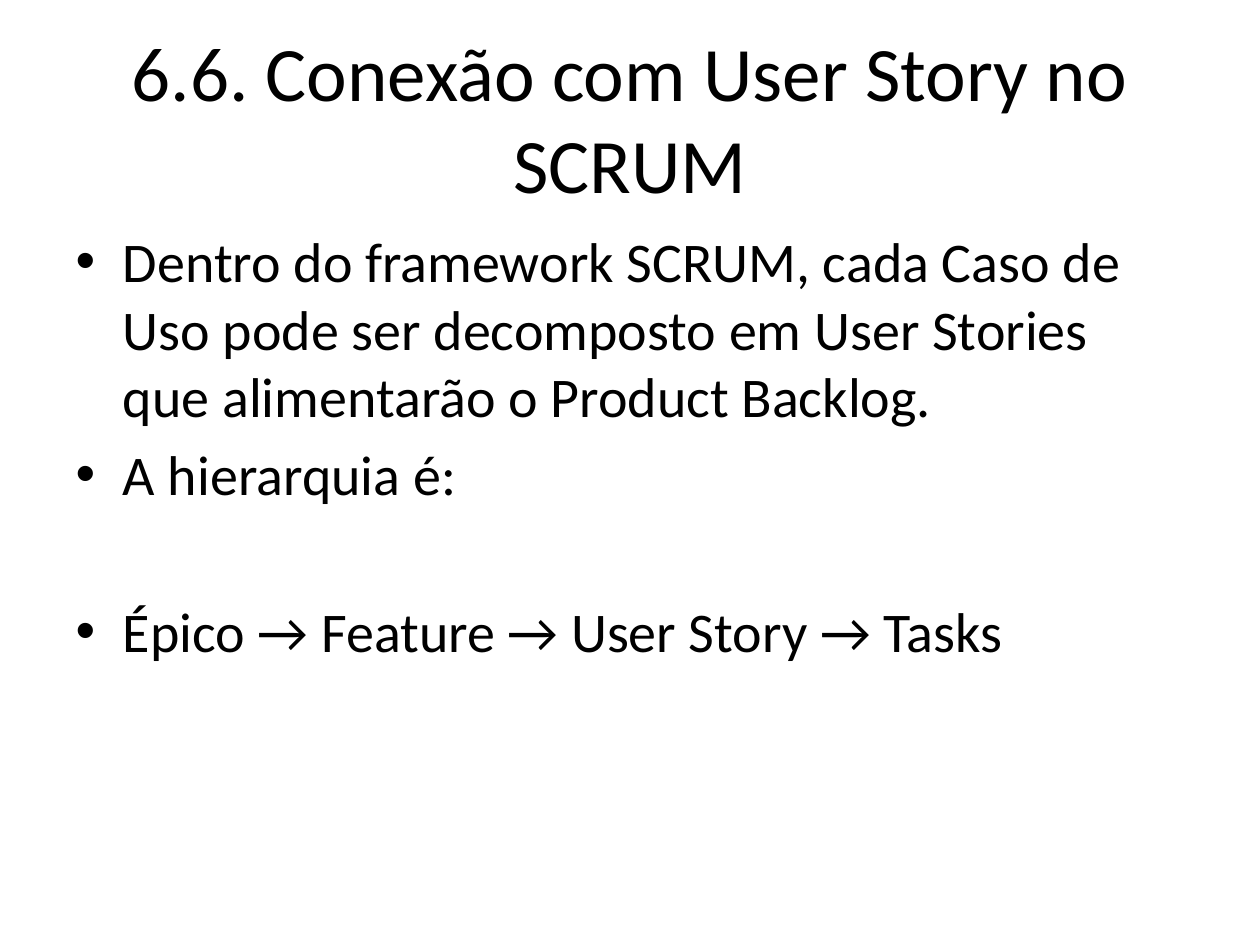
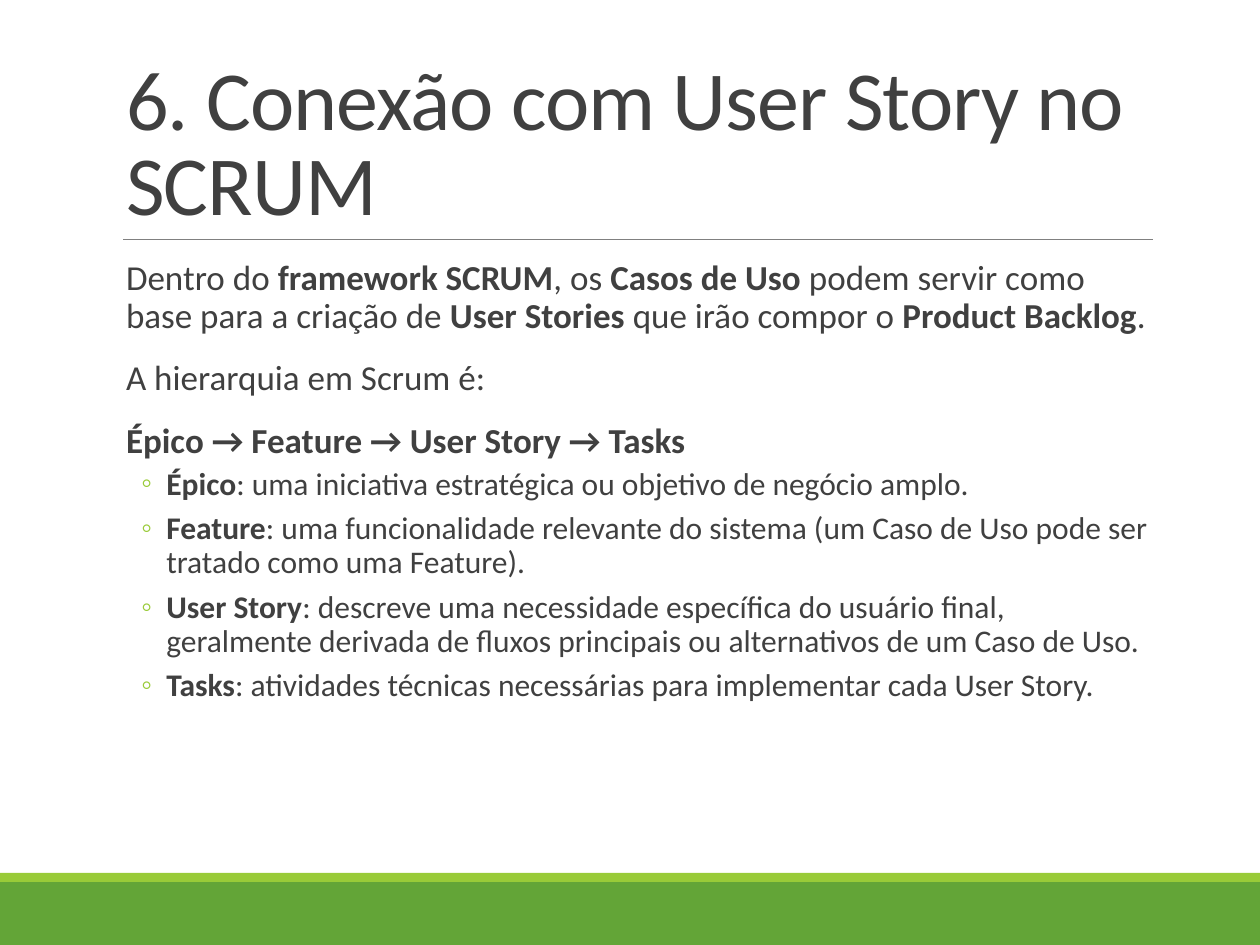
Before and after one commit to profAndreSouza/Material, a slide deck: slide 9 of Engenharia de Software/06 Modelagem de Casos de Uso.pptx (slide 30 before the commit). Drawn at 1260x945 pixels with LibreOffice and Linux fonts; fonts in the diff are those of the drawing. Boxes give left, top, right and bottom in pixels: in the first picture for what was removed or moved away, otherwise in the second. Text is boxed around its words. In the diff, an @@ line names an element or a change of style, - is before the commit and + after.

```diff
--- a/Engenharia de Software/06 Modelagem de Casos de Uso.pptx
+++ b/Engenharia de Software/06 Modelagem de Casos de Uso.pptx
@@ title "6. Conexão com User Story ..." at (126, 73, 1124, 216): vertical alignment middle to bottom @@
@@ title at (126, 73, 1124, 216): text changed; size 44 to 48 pt; text colour #000000 to #404040 @@
-6.6. Conexão com User Story no SCRUM
+6. Conexão com User Story no SCRUM
@@ line added from (123, 239) to (1153, 239), #808080 0.5 pt @@
@@ text "Dentro do framework SCRUM, os ...": place and size @@
-text "Dentro do framework SCRUM, os ..." at (123, 243, 1120, 661)
+text "Dentro do framework SCRUM, os ..." at (126, 265, 1147, 701)
@@ text at (126, 265, 1146, 396): text changed; size 32 to 20 pt; text colour #000000 to #404040 @@
-• Dentro do framework SCRUM, cada Caso de Uso pode ser decomposto em User Stories que alimentarão o Product Backlog.
-• A hierarquia é:
+  Dentro do framework SCRUM, os Casos de Uso podem servir como base para a criação de User Stories que irão compor o Product Backlog.
+  A hierarquia em Scrum é:
@@ text at (126, 424, 685, 459): size 32 to 20 pt, text colour #000000 to #404040, bold on in "Épico → Feature → User Story → ..."; bullet • to  ; line spacing 1 to 0.9; more space between paragraphs @@
@@ text at (166, 468, 1147, 701): paragraphs added @@
+  ◦ Épico: uma iniciativa estratégica ou objetivo de negócio amplo.
+  ◦ Feature: uma funcionalidade relevante do sistema (um Caso de Uso pode ser tratado como uma Feature).
+  ◦ User Story: descreve uma necessidade específica do usuário final, geralmente derivada de fluxos principais ou alternativos de um Caso de Uso.
+  ◦ Tasks: atividades técnicas necessárias para implementar cada User Story.
@@ rectangle added at (0, 882, 1260, 945), fill #63A537 @@
@@ rectangle added at (0, 873, 1260, 882), fill #99CB38 @@
```
Also in this commit, not shown: 8 other slides changed, 2 slides added, 24 slides removed.
